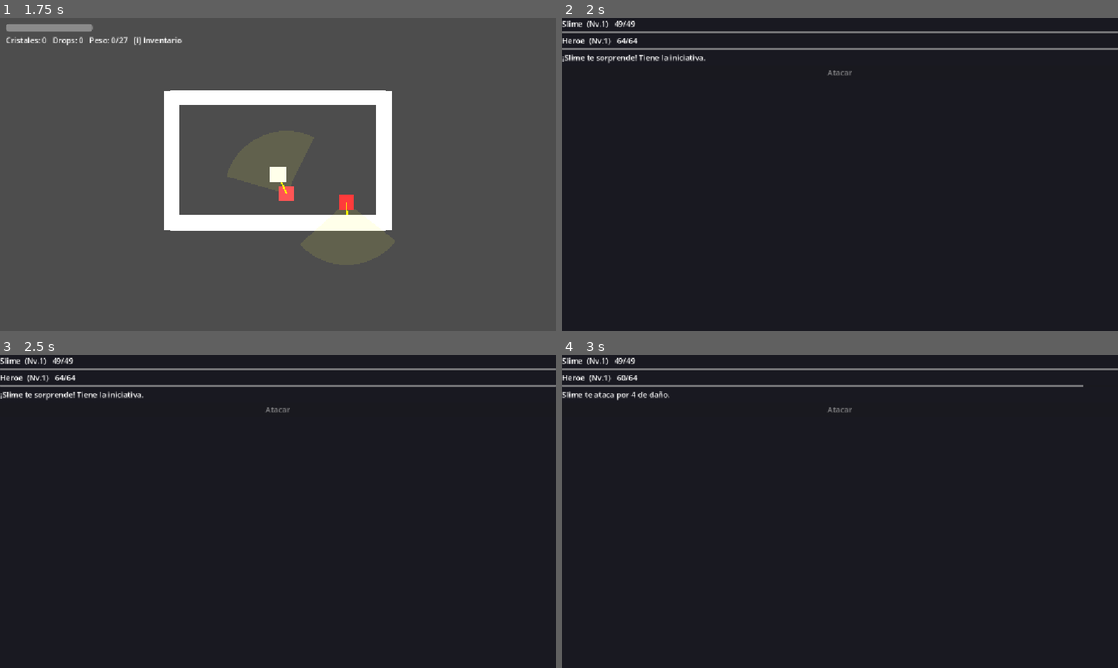
Above: before the commit, frames 1-4 (two rows, left to right).
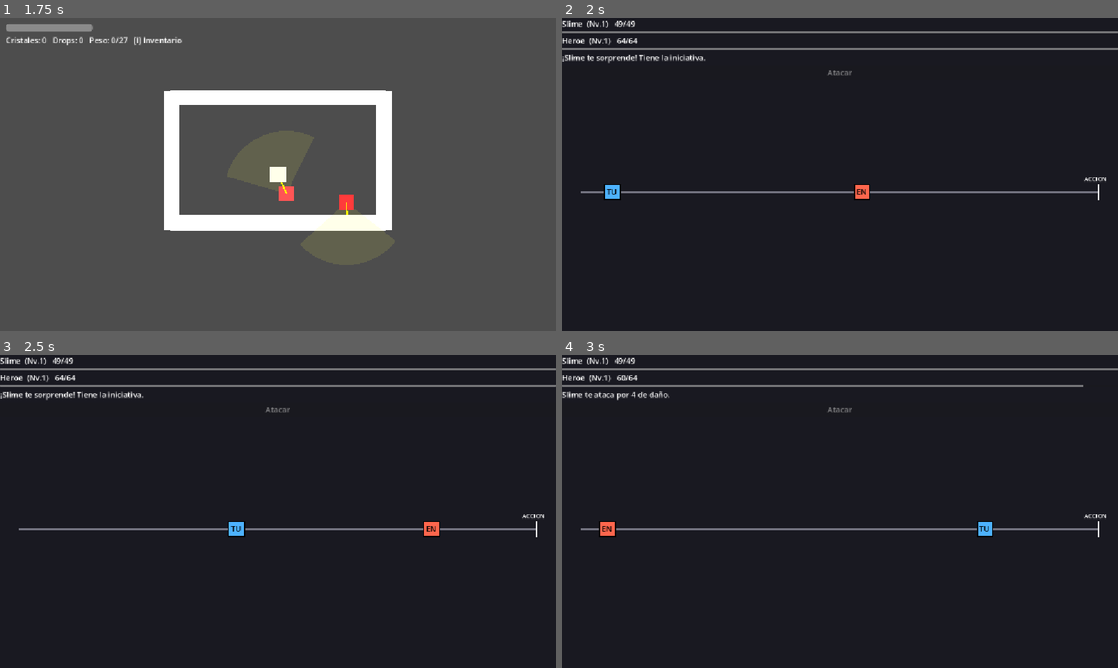
Above: after the commit, the same moments.

Repository: FurrionHD/prototipo-rpg-mazmorras
Game: Godot game, scene res://scenes/levels/main.tscn
The game is run twice, just before and just after one commit, with the same random seed, the same clock (stepped at 60 frames per second) and the same inputs.
Inputs:
- Up to frame 1 (1.75 s): hold D (move_right) 0.53-1.28 s; hold Ctrl 0.53-1.28 s; tap Space at 0.77, 1.52 s; hold S (move_down) from 1.28 s (still down); tap Shift at 1.35 s
- Up to frame 2 (2 s): keep holding S (move_down)
- Up to frame 3 (2.5 s): release S (move_down) at 2.03 s; hold D (move_right) from 2.03 s (still down); hold F from 2.03 s (still down)
- Up to frame 4 (3 s): release D (move_right) at 2.78 s; release F at 2.78 s; hold W (move_up) from 2.78 s (still down); tap I at 2.85 s

Frame 1 is identical in both runs. In frame 2, 0.9% of the frame differs, in the area x 3-98%, y 50-59%; in frame 3, 0.9%; in frame 4, 0.9%.

Commit message:
Combate: barra de orden de turnos estilo Epic Seven
turn_timeline.gd: linea horizontal con los iconos (placeholder) de jugador y
enemigo que avanzan hacia el punto de accion segun su velocidad; al llegar,
ese actua y su icono vuelve al inicio. Muestra visualmente la iniciativa, el
doble turno y la ralentizacion por agotamiento/sobrecarga.

Co-Authored-By: Claude Opus 4.8 <noreply@anthropic.com>

Diff:
--- a/scripts/ui/combat.gd
+++ b/scripts/ui/combat.gd
@@ -31,6 +31,9 @@
 @onready var _log: Label = $VBox/Log
 @onready var _attack_button: Button = $VBox/AttackButton
 
+# Linea de ORDEN DE TURNOS (estilo Epic Seven), creada por codigo.
+var _timeline: Control = null
+
 # Se emite al cerrar el combate (lo escucha Game para reanudar la mazmorra).
 signal combat_finished(player_won: bool, player_hp_left: int)
 
@@ -90,6 +93,7 @@
 
 	_attack_button.pressed.connect(_on_attack_pressed)
 	_setup_ui()
+	_crear_timeline()
 	if _enemy_initiated:
 		_set_log("¡" + _enemy.nombre + " te sorprende! Tiene la iniciativa.")
 	elif _injected:
@@ -119,6 +123,7 @@
 
 
 func _process(delta: float) -> void:
+	_update_timeline()  # refleja el orden de turnos siempre
 	if _state != State.ADVANCING:
 		return
 
@@ -199,6 +204,21 @@
 	_log.text = texto
 
 
+# Crea la linea de orden de turnos (banda horizontal en la zona media).
+func _crear_timeline() -> void:
+	_timeline = preload("res://scripts/ui/turn_timeline.gd").new()
+	_timeline.anchor_left = 0.0
+	_timeline.anchor_right = 1.0
+	_timeline.offset_top = 320.0
+	_timeline.offset_bottom = 400.0
+	add_child(_timeline)
+
+
+func _update_timeline() -> void:
+	if _timeline != null:
+		_timeline.set_ratios(_gauge.get(_player, 0.0) / UMBRAL, _gauge.get(_enemy, 0.0) / UMBRAL)
+
+
 # Crea un fondo opaco a pantalla completa, por DETRAS de la interfaz.
 func _anadir_fondo() -> void:
 	var bg := ColorRect.new()
--- /dev/null
+++ b/scripts/ui/turn_timeline.gd
@@ -0,0 +1,49 @@
+# ============================================================
+#  turn_timeline.gd  (Control dibujado por codigo)
+#  Linea de ORDEN DE TURNOS estilo Epic Seven: una barra horizontal con los
+#  "iconos" de los combatientes, que avanzan segun su velocidad hacia el
+#  punto de accion (derecha). Al llegar, ese actua y su icono vuelve al
+#  principio. Placeholder: iconos = cuadrados de color con una letra.
+# ============================================================
+
+extends Control
+
+var _player_ratio: float = 0.0   # 0..1 (cuanto lleno tiene su turno)
+var _enemy_ratio: float = 0.0
+var _player_color: Color = Color(0.3, 0.7, 1.0)
+var _enemy_color: Color = Color(1.0, 0.4, 0.3)
+
+
+func set_ratios(player_ratio: float, enemy_ratio: float) -> void:
+	_player_ratio = clampf(player_ratio, 0.0, 1.0)
+	_enemy_ratio = clampf(enemy_ratio, 0.0, 1.0)
+	queue_redraw()
+
+
+func _draw() -> void:
+	var y: float = size.y * 0.5
+	var x0: float = 40.0
+	var x1: float = size.x - 40.0
+
+	# Linea de la barra.
+	draw_line(Vector2(x0, y), Vector2(x1, y), Color(0.45, 0.45, 0.5), 3.0)
+	# Punto de accion (derecha).
+	draw_line(Vector2(x1, y - 16.0), Vector2(x1, y + 16.0), Color(1, 1, 1), 2.0)
+	var font: Font = ThemeDB.fallback_font
+	draw_string(font, Vector2(x1 - 30.0, y - 22.0), "ACCION", HORIZONTAL_ALIGNMENT_LEFT, -1, 12)
+
+	# Iconos (el que va mas adelantado se dibuja encima).
+	if _enemy_ratio >= _player_ratio:
+		_draw_icono(x0 + _player_ratio * (x1 - x0), y, _player_color, "TU")
+		_draw_icono(x0 + _enemy_ratio * (x1 - x0), y, _enemy_color, "EN")
+	else:
+		_draw_icono(x0 + _enemy_ratio * (x1 - x0), y, _enemy_color, "EN")
+		_draw_icono(x0 + _player_ratio * (x1 - x0), y, _player_color, "TU")
+
+
+func _draw_icono(x: float, y: float, color: Color, letra: String) -> void:
+	var r: float = 16.0
+	draw_rect(Rect2(x - r, y - r, r * 2.0, r * 2.0), color)
+	draw_rect(Rect2(x - r, y - r, r * 2.0, r * 2.0), Color(0, 0, 0), false, 2.0)
+	var font: Font = ThemeDB.fallback_font
+	draw_string(font, Vector2(x - 12.0, y + 6.0), letra, HORIZONTAL_ALIGNMENT_LEFT, -1, 16, Color.BLACK)
Not shown, added: scripts/ui/turn_timeline.gd.uid
